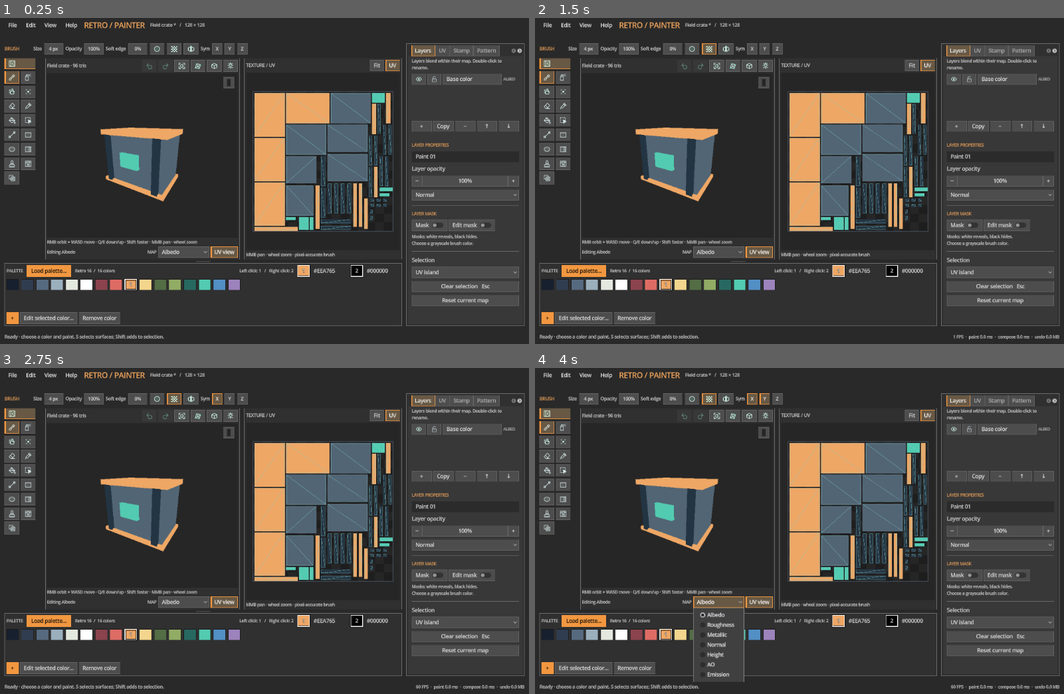
Above: before the commit, frames 1-4 (two rows, left to right).
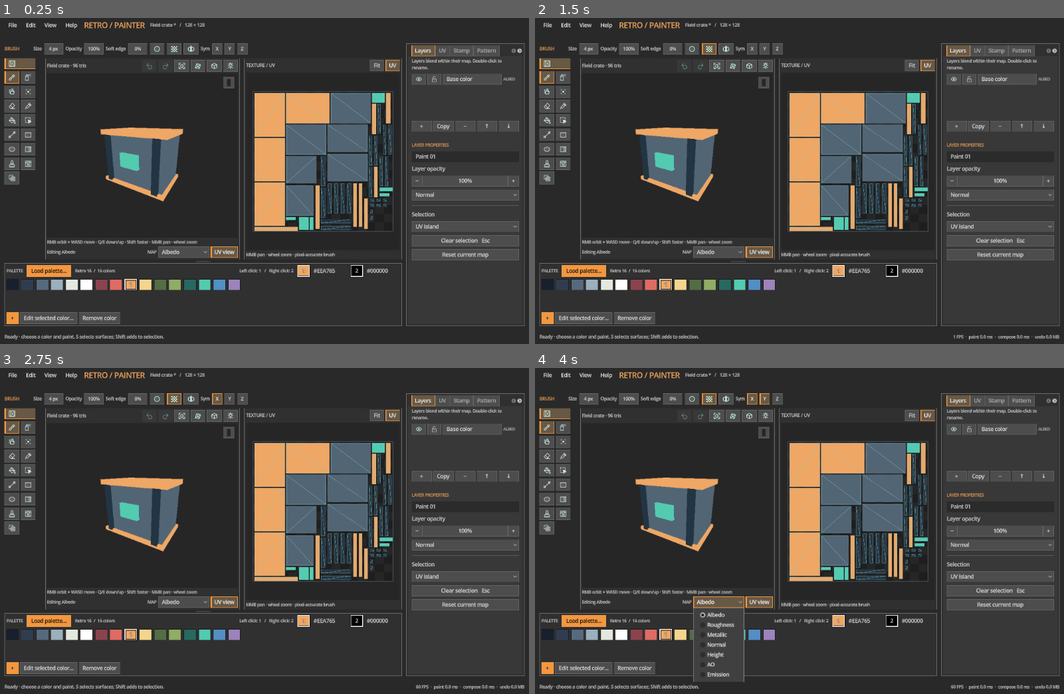
Above: after the commit, the same moments.

Repository: duasun/PixelTexturePainter
Game: Godot game, scene res://scenes/main_window.tscn
Two runs of this game, one before a commit and one after it. Both use one fixed random seed, a clock stepped at 60 frames per second and the inputs below.
Inputs (mouse positions are in pixels of both pictures, inside the frame that each line leads up to):
- Up to frame 1 (0.25 s): no input
- Up to frame 2 (1.5 s): click "Edit" at 0.5 s; click (709, 47) at 1.25 s
- Up to frame 3 (2.75 s): click "X" at 2 s
- Up to frame 4 (4 s): click "Y" at 2.75 s; click "Albedo" at 3.5 s

The runs differ from the first frame. In frame 1, 1.2% of the frame differs, in the area x 77-99%, y 59-89%; in frame 2, 1.2%; in frame 3, 1.2%; in frame 4, 1.2%.

Commit message:
Remove unused painter inspector controls

Diff:
--- a/paint/paint_operations.gd
+++ b/paint/paint_operations.gd
@@ -356,29 +356,6 @@
 			if tile.get_pixelv(local).a < alpha:
 				tile.set_pixelv(local,Color(color.r,color.g,color.b,alpha))
 
-static func geometry_mask(progress: BackgroundJob.JobProgress, doc: PaintDocument, kind: String, parameters: Dictionary) -> Dictionary:
-	var generated: Dictionary
-	if kind == "edges":
-		generated = edge_layer(progress,doc,int(parameters.width),Color.WHITE,int(parameters.get("scatter_reach",0)),float(parameters.get("noise_amount",0.0)),float(parameters.get("side_falloff",0.7)))
-	else:
-		generated = cavity_ao(progress,doc,float(parameters.strength),int(parameters.radius),float(parameters.depth),int(parameters.falloff))
-	if not generated.has("layer"): return generated
-	var bank := {}
-	var source: PaintLayer = generated.layer
-	var invert: bool = parameters.get("invert",false)
-	for key in doc.all_keys():
-		if progress.is_cancelled(): return {"cancelled":true}
-		var source_data: PackedByteArray = source.tiles[key].get_data() if source.tiles.has(key) else PackedByteArray()
-		var bytes := PackedByteArray()
-		bytes.resize(64*64*4)
-		for pixel in 4096:
-			var opacity := int(source_data[pixel*4+3]) if not source_data.is_empty() else 0
-			var value := 255-opacity if invert else opacity
-			for component in 3: bytes[pixel*4+component] = value
-			bytes[pixel*4+3] = 255
-		bank[key] = Image.create_from_data(64,64,false,Image.FORMAT_RGBA8,bytes)
-	return {"masks":bank,"layer_id":doc.selected_layer().id,"kind":kind}
-
 ## Fast geometry-based cavity AO. Rasterize only a narrow strip beside concave
 ## shared edges, so a 4K atlas never needs a full-image Python/GDScript sweep.
 static func cavity_ao(progress: BackgroundJob.JobProgress, doc: PaintDocument, strength: float, radius: int, depth_focus: float, falloff: int) -> Dictionary:
--- a/scenes/effects_panel.tscn
+++ b/scenes/effects_panel.tscn
@@ -8,33 +8,6 @@
 layout_mode = 2
 text = "Live preview · included in PNG export"
 theme_override_font_sizes/font_size = 11
-[node name="SepStepsLabel" type="HSeparator" parent="."]
-layout_mode = 2
-[node name="SectionStepsLabel" type="Button" parent="."]
-layout_mode = 2
-text = "▶ PIXEL STYLE"
-toggle_mode = true
-alignment = 0
-[node name="StepsLabel" type="Label" parent="."]
-layout_mode = 2
-text = "Levels per channel · 0 = off"
-
-[node name="Steps" parent="." instance=ExtResource("num")]
-layout_mode = 2
-value = 0.0
-minimum = 0.0
-maximum = 256.0
-suffix = ""
-[node name="DitherLabel" type="Label" parent="."]
-layout_mode = 2
-text = "Ordered dithering"
-
-[node name="Dither" parent="." instance=ExtResource("num")]
-layout_mode = 2
-value = 0.0
-minimum = 0.0
-maximum = 100.0
-suffix = "%"
 [node name="SepBrightnessLabel" type="HSeparator" parent="."]
 layout_mode = 2
 [node name="SectionBrightnessLabel" type="Button" parent="."]
@@ -149,12 +122,6 @@
 theme_type_variation = &"AccentButton"
 layout_mode = 2
 text = "Generate edge highlights"
-[node name="EdgeMaskInvert" type="CheckButton" parent="."]
-layout_mode = 2
-text = "Invert edge mask"
-[node name="EdgeMask" type="Button" parent="."]
-layout_mode = 2
-text = "Use edges as layer mask"
 [node name="AOSep" type="HSeparator" parent="."]
 layout_mode = 2
 [node name="AOSection" type="Button" parent="."]
@@ -211,12 +178,6 @@
 theme_type_variation = &"AccentButton"
 layout_mode = 2
 text = "Bake cavity AO"
-[node name="AOMaskInvert" type="CheckButton" parent="."]
-layout_mode = 2
-text = "Invert cavity mask"
-[node name="AOMask" type="Button" parent="."]
-layout_mode = 2
-text = "Use cavities as layer mask"
 [node name="NormalSep" type="HSeparator" parent="."]
 layout_mode = 2
 [node name="NormalSection" type="Button" parent="."]
--- a/scenes/layers_panel.tscn
+++ b/scenes/layers_panel.tscn
@@ -69,25 +69,6 @@
 popup/item_1/id = 1
 popup/item_2/text = "Add"
 popup/item_2/id = 2
-[node name="SepMask" type="HSeparator" parent="."]
-layout_mode = 2
-[node name="SectionMask" type="Label" parent="."]
-layout_mode = 2
-text = "LAYER MASK"
-theme_override_font_sizes/font_size = 11
-theme_override_colors/font_color = Color(0.95,0.65,0.36,1)
-[node name="Mask" type="HBoxContainer" parent="."]
-layout_mode = 2
-[node name="Enable" type="CheckButton" parent="Mask"]
-layout_mode = 2
-text = "Mask"
-[node name="Edit" type="CheckButton" parent="Mask"]
-layout_mode = 2
-text = "Edit mask"
-[node name="MaskHint" type="Label" parent="."]
-layout_mode = 2
-text = ""
-theme_override_font_sizes/font_size = 11
 [node name="SepSelectionLabel" type="HSeparator" parent="."]
 layout_mode = 2
 [node name="SelectionLabel" type="Label" parent="."]
@@ -112,4 +93,4 @@
 [node name="ClearMap" type="Button" parent="."]
 layout_mode = 2
 text = "Reset current map"
-tooltip_text = "Erase all paint and masks on the selected map; Undo restores them"
+tooltip_text = "Erase all paint on the selected map; Undo restores it"
--- a/scenes/main_window.tscn
+++ b/scenes/main_window.tscn
@@ -313,7 +313,7 @@
 size = Vector2i(560,280)
 ok_button_text = "Close"
 dialog_autowrap = true
-dialog_text = "Retro Texture Painter\nA fast, focused painter for retro pixel-art 3D models.\n\nPaint on the model or UV texture, manage layers and masks, and export your work.\n\nMore information and credits will be added here as the program grows."
+dialog_text = "Retro Texture Painter\nA fast, focused painter for retro pixel-art 3D models.\n\nPaint on the model or UV texture, manage layers, and export your work.\n\nMore information and credits will be added here as the program grows."
 [node name="Discard" type="ConfirmationDialog" parent="."]
 unique_name_in_owner = true
 title = "Unsaved changes"
--- a/scenes/stamp_panel.tscn
+++ b/scenes/stamp_panel.tscn
@@ -40,44 +40,6 @@
 texture_filter = 1
 tooltip_text = "Wheel to zoom around the cursor; middle drag to pan; left drag to crop"
 script = ExtResource("preview_script")
-[node name="CropLabel" type="Label" parent="."]
-layout_mode = 2
-text = "CROP IN SOURCE PIXELS"
-theme_override_font_sizes/font_size = 11
-theme_override_colors/font_color = Color(0.95,0.65,0.36,1)
-[node name="Fields" type="GridContainer" parent="."]
-layout_mode = 2
-columns = 2
-theme_override_constants/h_separation = 10
-theme_override_constants/v_separation = 6
-[node name="XLabel" type="Label" parent="Fields"]
-layout_mode = 2
-text = "X"
-[node name="X" parent="Fields" instance=ExtResource("number")]
-layout_mode = 2
-minimum = 0.0
-maximum = 4095.0
-[node name="YLabel" type="Label" parent="Fields"]
-layout_mode = 2
-text = "Y"
-[node name="Y" parent="Fields" instance=ExtResource("number")]
-layout_mode = 2
-minimum = 0.0
-maximum = 4095.0
-[node name="WLabel" type="Label" parent="Fields"]
-layout_mode = 2
-text = "Width"
-[node name="W" parent="Fields" instance=ExtResource("number")]
-layout_mode = 2
-minimum = 1.0
-maximum = 4096.0
-[node name="HLabel" type="Label" parent="Fields"]
-layout_mode = 2
-text = "Height"
-[node name="H" parent="Fields" instance=ExtResource("number")]
-layout_mode = 2
-minimum = 1.0
-maximum = 4096.0
 [node name="CropSummary" type="Label" parent="."]
 layout_mode = 2
 text = "Load an image, then drag on its preview to choose the stamp area."
--- a/scenes/uv_panel.tscn
+++ b/scenes/uv_panel.tscn
@@ -95,27 +95,6 @@
 layout_mode = 2
 text = "↓"
 size_flags_horizontal = 3
-[node name="SepScaleLabel" type="HSeparator" parent="."]
-layout_mode = 2
-[node name="ScaleLabel" type="Label" parent="."]
-layout_mode = 2
-text = "Scale around selection center"
-
-[node name="Scale" parent="." instance=ExtResource("num")]
-layout_mode = 2
-value = 100.0
-minimum = 10.0
-maximum = 400.0
-suffix = "%"
-[node name="ApplyScale" type="Button" parent="."]
-layout_mode = 2
-text = "Apply scale"
-
 [node name="Snap" type="Button" parent="."]
 layout_mode = 2
 text = "Snap vertices to pixel grid"
-
-[node name="Note" type="Label" parent="."]
-layout_mode = 2
-text = "Select an island in 3D or UV view.\nUV edits are undoable.\nExport OBJ to keep the new UV layout."
-theme_override_font_sizes/font_size = 11
--- a/tests/run_core.gd
+++ b/tests/run_core.gd
@@ -130,8 +130,6 @@
 	check(flat_scatter.layer.tiles[Vector2i.ZERO].get_pixel(30,18).a > edge_tile.get_pixel(30,18).a,"Falloff control changes scatter strength at the outer edge")
 	var repeat_scatter := PaintOperations.edge_layer(progress,edge_doc,1,Color.WHITE,6,1.0,1.0)
 	check(repeat_scatter.layer.tiles[Vector2i.ZERO].get_data() == edge_tile.get_data(),"Edge noise is deterministic between previews and baking")
-	var edge_mask := PaintOperations.geometry_mask(progress,edge_doc,"edges",{"width":1,"scatter_reach":6,"noise_amount":1.0,"side_falloff":1.0,"invert":false})
-	check(edge_mask.masks[Vector2i.ZERO].get_pixel(30,18).r > 0.0,"Geometry edge masks include the same scattered falloff")
 	var ao_4k := PaintDocument.new()
 	ao_4k.initialize(4096,4096,Color.WHITE)
 	ao_4k.geometry = corner_model
--- a/tests/run_preferences.gd
+++ b/tests/run_preferences.gd
@@ -78,9 +78,20 @@
 	stamp.save_png(stamp_path)
 	scene._file_action = "stencil"
 	scene._file_selected(stamp_path)
-	scene.get_node("%StampPanel/Fields/X").set_value(2)
-	scene.get_node("%StampPanel/Fields/W").set_value(3)
-	check(scene.document.stamp_region == Rect2i(2,0,3,4),"Stamp crop is editable before saving")
+	var stamp_preview: StampCropPreview = scene.get_node("%StampPanel/Preview")
+	var stamp_bounds: Rect2 = stamp_preview._image_rect()
+	var crop_press := InputEventMouseButton.new()
+	crop_press.button_index = MOUSE_BUTTON_LEFT
+	crop_press.pressed = true
+	crop_press.position = stamp_bounds.position + Vector2(2.5 / 8.0,0.5 / 4.0) * stamp_bounds.size
+	stamp_preview._gui_input(crop_press)
+	var crop_move := InputEventMouseMotion.new()
+	crop_move.position = stamp_bounds.position + Vector2(4.5 / 8.0,3.5 / 4.0) * stamp_bounds.size
+	stamp_preview._gui_input(crop_move)
+	crop_press.pressed = false
+	crop_press.position = crop_move.position
+	stamp_preview._gui_input(crop_press)
+	check(scene.document.stamp_region == Rect2i(2,0,3,4),"Mouse crop is editable before saving")
 	var stamp_angle: NumberField = scene.get_node("%StampPanel/RotationRow/Rotation")
 	stamp_angle.set_value(45)
 	stamp_angle.value_committed.emit(45.0)
--- a/tests/run_ui.gd
+++ b/tests/run_ui.gd
@@ -470,7 +470,7 @@
 	crop_press.pressed = false
 	crop_press.position = crop_move.position
 	crop._gui_input(crop_press)
-	check(scene.document.stamp_region == Rect2i(4,0,4,4) and stamp_panel.get_node("Fields/W").value == 4, "Dragging on stamp preview selects source pixels precisely")
+	check(scene.document.stamp_region == Rect2i(4,0,4,4), "Dragging on stamp preview selects source pixels precisely")
 	check(scene.painter.stencil_region == scene.document.stamp_region and stamp_panel.get_node("SelectedPreview").texture != null, "Crop reaches paint engine and selected-area preview")
 	scene._setting("brush_size", 8)
 	scene._setting("opacity", 0.5)
--- a/tests/run_workflow.gd
+++ b/tests/run_workflow.gd
@@ -148,8 +148,6 @@
 	check(shared_import.imported_layers[0].tiles[Vector2i.ZERO].get_pixel(2,2).r > 0.9,"First material keeps shared texels instead of a later overwrite")
 	var preview_maps := PBRPreview.build(progress,doc)
 	check(preview_maps.has("maps") and preview_maps.maps.size() == 6,"Lit preview builds all six material maps")
-	var mask_result := PaintOperations.geometry_mask(progress,doc,"edges",{"width":2,"invert":false})
-	check(mask_result.has("masks") and not mask_result.masks.is_empty(),"Geometry edges can generate a paint-layer mask")
 	var pattern_doc := PaintDocument.new()
 	pattern_doc.initialize(128,128,Color.BLACK)
 	pattern_doc.geometry = UVUnwrapper.unwrap(ModelGeometry.demo(),128,128,45,1).geometry
--- a/ui/effects_panel.gd
+++ b/ui/effects_panel.gd
@@ -2,13 +2,12 @@
 signal effect_changed(key: String, value: Variant)
 signal section_changed
 var refreshing := false
-const SETTINGS := {"Steps": "steps", "Dither": "dither", "Brightness": "brightness", "Contrast": "contrast", "Saturation": "saturation", "Noise": "noise"}
+const SETTINGS := {"Brightness": "brightness", "Contrast": "contrast", "Saturation": "saturation", "Noise": "noise"}
 const SECTIONS := {
-	"SectionStepsLabel": ["StepsLabel","Steps","DitherLabel","Dither"],
 	"SectionBrightnessLabel": ["BrightnessLabel","Brightness","ContrastLabel","Contrast","SaturationLabel","Saturation"],
 	"SectionNoiseLabel": ["NoiseLabel","Noise","Palette","Reset"],
-	"EdgeSection": ["EdgeLabel","EdgeWidthLabel","EdgeWidth","EdgeScatterLabel","EdgeScatter","EdgeNoiseLabel","EdgeNoise","EdgeFalloffLabel","EdgeFalloff","Edges","EdgeMaskInvert","EdgeMask"],
-	"AOSection": ["AOInfo","AOStrengthLabel","AOStrength","AORadiusLabel","AORadius","AODepthLabel","AODepth","AOFalloffLabel","AOFalloff","AOGenerate","AOMaskInvert","AOMask"],
+	"EdgeSection": ["EdgeLabel","EdgeWidthLabel","EdgeWidth","EdgeScatterLabel","EdgeScatter","EdgeNoiseLabel","EdgeNoise","EdgeFalloffLabel","EdgeFalloff","Edges"],
+	"AOSection": ["AOInfo","AOStrengthLabel","AOStrength","AORadiusLabel","AORadius","AODepthLabel","AODepth","AOFalloffLabel","AOFalloff","AOGenerate"],
 	"NormalSection": ["NormalInfo","NormalStrengthLabel","NormalStrength","NormalGenerate"],
 	"BlurSection": ["BlurInfo","BlurRadiusLabel","BlurRadius","BlurPreview","BlurApply","BlurCancel"]}
 
@@ -16,8 +15,7 @@
 	for node_name in SETTINGS:
 		get_node(node_name).value_changed.connect(func(v: float):
 			if not refreshing:
-				if node_name == "Steps": effect_changed.emit(SETTINGS[node_name], int(v))
-				else: effect_changed.emit(SETTINGS[node_name], v / 100.0))
+				effect_changed.emit(SETTINGS[node_name], v / 100.0))
 	$Palette.toggled.connect(func(v: bool):
 		if not refreshing: effect_changed.emit("palette", v))
 	$Reset.pressed.connect(func(): effect_changed.emit("reset", null))
@@ -52,6 +50,6 @@
 	refreshing = true
 	for node_name in SETTINGS:
 		var v: float = doc.effects[SETTINGS[node_name]]
-		get_node(node_name).set_value(v if node_name == "Steps" else v * 100, false)
+		get_node(node_name).set_value(v * 100, false)
 	$Palette.button_pressed = doc.effects.palette
 	refreshing = false
--- a/ui/layers_panel.gd
+++ b/ui/layers_panel.gd
@@ -15,11 +15,6 @@
 		if not refreshing: action_requested.emit("blend_mode", v))
 	$Name.text_submitted.connect(_rename_name)
 	$Name.focus_exited.connect(func(): _rename_name($Name.text))
-	$Mask/Enable.toggled.connect(func(v: bool):
-		if not refreshing: action_requested.emit("mask_enabled", v))
-	$Mask/Edit.toggled.connect(func(v: bool):
-		if not refreshing: action_requested.emit("editing_mask", v))
-	$MaskHint.text = "Masks: white reveals, black hides.\nChoose a grayscale brush color."
 
 func refresh(doc: PaintDocument) -> void:
 	refreshing = true
@@ -46,8 +41,6 @@
 	$Blend.selected = active.blend_mode
 	if not $Name.has_focus() or _active_id != active.id: $Name.text = active.title
 	_active_id = active.id
-	$Mask/Enable.button_pressed = active.mask_enabled
-	$Mask/Edit.button_pressed = doc.editing_mask
 	refreshing = false
 
 func _rename_name(value: String) -> void:
--- a/ui/main_window.gd
+++ b/ui/main_window.gd
@@ -123,8 +123,6 @@
 	%Layers.get_node("ClearSelection").pressed.connect(_clear_selection)
 	%Effects.get_node("Edges").pressed.connect(_edges)
 	%Effects.get_node("AOGenerate").pressed.connect(_ambient_occlusion)
-	%Effects.get_node("EdgeMask").pressed.connect(_generate_geometry_mask.bind("edges"))
-	%Effects.get_node("AOMask").pressed.connect(_generate_geometry_mask.bind("ao"))
 	%Effects.get_node("NormalGenerate").pressed.connect(_generate_normal_map)
 	%Effects.get_node("BlurRadius").value_changed.connect(func(_value: float): _cancel_blur_preview())
 	%Effects.get_node("BlurRadius").value_committed.connect(func(_value: float): _preview_layer_blur())
@@ -138,7 +136,7 @@
 	for field in ["EdgeWidth", "EdgeScatter", "EdgeNoise", "EdgeFalloff", "AOStrength", "AORadius", "AODepth", "NormalStrength", "BlurRadius"]:
 		%Effects.get_node(field).value_changed.connect(func(_value: float): _queue_preferences_save())
 	%Effects.get_node("AOFalloff").item_selected.connect(func(_index: int): _queue_preferences_save())
-	for field in ["Angle", "Padding", "MoveStep", "Scale"]:
+	for field in ["Angle", "Padding", "MoveStep"]:
 		%UV.get_node(field).value_changed.connect(func(_value: float): _queue_preferences_save())
 	%FileDialog.file_selected.connect(_file_selected)
 	%Discard.confirmed.connect(func(): _perform_guarded(_pending_discard))
@@ -673,9 +671,6 @@
 			if document.layers[i].id == value: document.active_layer = i; break
 	elif action == "select":
 		document.active_layer = document.layers.size() - 1 - int(value)
-	elif action == "editing_mask":
-		document.editing_mask = value
-		_status("Painting MASK · use white or black" if value else "Painting COLOR")
 	elif action in ["add", "duplicate", "delete", "up", "down"]:
 		if action in ["add", "duplicate"] and document.layers.size() >= 32:
 			_message("This project supports up to 32 layers across all maps.")
@@ -869,7 +864,6 @@
 			match action:
 				"move": p += Vector2(value) / resolution
 				"rotate": p = center + ((p - center) * resolution).rotated(deg_to_rad(float(value))) / resolution
-				"scale": p = center + (p - center) * float(value)
 				"snap": p = (p * resolution).round() / resolution
 			if p.x < 0 or p.y < 0 or p.x > 1 or p.y > 1:
 				_status("UV edit would leave the texture. Move the island inward first.")
@@ -928,24 +922,6 @@
 		int(%Effects.get_node("AORadius").value),
 		float(%Effects.get_node("AODepth").value) / 100.0,
 		%Effects.get_node("AOFalloff").selected))
-
-func _generate_geometry_mask(kind: String) -> void:
-	if document == null or document.geometry == null or jobs.busy() or painter.active: return
-	if document.selected_layer().locked:
-		_status("Unlock the selected layer before generating its mask.")
-		return
-	_cancel_geometry_preview()
-	_cancel_blur_preview()
-	var parameters := {"width":int(%Effects.get_node("EdgeWidth").value),
-		"scatter_reach":int(%Effects.get_node("EdgeScatter").value),
-		"noise_amount":float(%Effects.get_node("EdgeNoise").value)/100.0,
-		"side_falloff":float(%Effects.get_node("EdgeFalloff").value)/100.0,
-		"strength":float(%Effects.get_node("AOStrength").value)/100.0,
-		"radius":int(%Effects.get_node("AORadius").value),
-		"depth":float(%Effects.get_node("AODepth").value)/100.0,
-		"falloff":%Effects.get_node("AOFalloff").selected,
-		"invert":%Effects.get_node("EdgeMaskInvert" if kind == "edges" else "AOMaskInvert").button_pressed}
-	jobs.start("geometry_mask",PaintOperations.geometry_mask.bind(document.read_copy(),kind,parameters))
 
 func _geometry_signature(kind: String) -> Array:
 	if kind == "edges": return [int(%Effects.get_node("EdgeWidth").value),int(%Effects.get_node("EdgeScatter").value),float(%Effects.get_node("EdgeNoise").value),float(%Effects.get_node("EdgeFalloff").value),painter.color.to_rgba32()]
@@ -1311,21 +1287,6 @@
 		_status("Operation cancelled · document unchanged")
 		return
 	match kind:
-		"geometry_mask":
-			var selected := _find_layer(str(result.layer_id))
-			if selected == null: return
-			var before := _document_state()
-			var updated := selected.copy_layer()
-			updated.masks = result.masks
-			updated.mask_enabled = true
-			for i in document.layers.size():
-				if document.layers[i].id == selected.id:
-					document.layers[i] = updated
-					break
-			history.push(document,{"kind":"document","label":"Generate geometry mask","before":before,"after":_document_state()})
-			tiles.mark(document.all_keys(),false)
-			_refresh_metadata()
-			_status("%s mask applied to selected layer · Undo restores it" % ["Edge" if result.kind == "edges" else "Cavity"])
 		"pbr_preview":
 			model_view.set_pbr_maps(result.maps)
 		"palette":
@@ -1763,7 +1724,7 @@
 	%Effects.get_node("AOFalloff").select(clampi(int(_preferences.get_setting("inspector","AOFalloff",1)),0,2))
 	var expanded: Variant = _preferences.get_setting("inspector","expanded_effects",{})
 	%Effects.restore_sections(expanded if expanded is Dictionary else {})
-	for field in ["Angle", "Padding", "MoveStep", "Scale"]:
+	for field in ["Angle", "Padding", "MoveStep"]:
 		var control: NumberField = %UV.get_node(field)
 		control.set_value(float(_preferences.get_setting("uv",field,control.value)),false)
 	var saved_tab_name := str(_preferences.get_setting("view","inspector_tab_name",""))
@@ -1829,7 +1790,7 @@
 		_preferences.set_setting("inspector",field,%Effects.get_node(field).value)
 	_preferences.set_setting("inspector","AOFalloff",%Effects.get_node("AOFalloff").selected)
 	_preferences.set_setting("inspector","expanded_effects",%Effects.open_sections())
-	for field in ["Angle", "Padding", "MoveStep", "Scale"]:
+	for field in ["Angle", "Padding", "MoveStep"]:
 		_preferences.set_setting("uv",field,%UV.get_node(field).value)
 	var error := _preferences.save_settings()
 	if error != OK: _status("Could not save painter settings: " + error_string(error))
--- a/ui/stamp_panel.gd
+++ b/ui/stamp_panel.gd
@@ -11,7 +11,6 @@
 var _source_texture: ImageTexture
 var _atlas: AtlasTexture
 var _result_image: Image
-var _syncing := false
 
 func _ready() -> void:
 	$Actions/Load.pressed.connect(func(): load_requested.emit())
@@ -22,8 +21,6 @@
 	$Preview.navigation_changed.connect(func(): navigation_changed.emit())
 	$RotationRow/Rotation.value_changed.connect(func(angle: float): rotation_changed.emit(angle))
 	$RotationRow/Rotation.value_committed.connect(func(angle: float): rotation_committed.emit(angle))
-	for field_name in ["X", "Y", "W", "H"]:
-		$Fields.get_node(field_name).value_changed.connect(func(_value: float): _fields_changed())
 	_refresh()
 
 func set_source(image: Image, title: String, selected: Rect2i) -> void:
@@ -63,14 +60,6 @@
 	var enabled := source != null
 	$Full.disabled = not enabled
 	$Preview.mouse_filter = Control.MOUSE_FILTER_STOP if enabled else Control.MOUSE_FILTER_IGNORE
-	_syncing = true
-	for field_name in ["X", "Y", "W", "H"]:
-		var field: NumberField = $Fields.get_node(field_name)
-		field.maximum = float((source.get_width() if field_name in ["X", "W"] else source.get_height()) - (1 if field_name in ["X", "Y"] else 0)) if enabled else 0.0
-	var values := [region.position.x, region.position.y, region.size.x, region.size.y]
-	for index in 4:
-		$Fields.get_node(["X", "Y", "W", "H"][index]).set_value(values[index], false)
-	_syncing = false
 	if enabled:
 		_atlas.region = Rect2(region)
 		$SelectedPreview.texture = _atlas
@@ -93,8 +82,3 @@
 	$Preview.queue_redraw()
 	_refresh()
 	region_changed.emit(selected)
-
-func _fields_changed() -> void:
-	if _syncing or source == null: return
-	var value := Rect2i(int($Fields/X.value), int($Fields/Y.value), int($Fields/W.value), int($Fields/H.value))
-	_commit_region(value)
--- a/ui/uv_panel.gd
+++ b/ui/uv_panel.gd
@@ -7,7 +7,6 @@
 	$ExportPadding.value_changed.connect(func(value: float): action_requested.emit("export_padding",int(value)))
 	$Rotate.pressed.connect(func(): action_requested.emit("rotate", 90.0))
 	$Snap.pressed.connect(func(): action_requested.emit("snap", null))
-	$ApplyScale.pressed.connect(func(): action_requested.emit("scale", $Scale.value / 100.0))
 	for direction_name in ["Left", "Right", "Up", "Down"]:
 		get_node("Move/" + direction_name).pressed.connect(func():
 			var delta: Vector2 = {"Left": Vector2.LEFT, "Right": Vector2.RIGHT, "Up": Vector2.UP, "Down": Vector2.DOWN}[direction_name]
